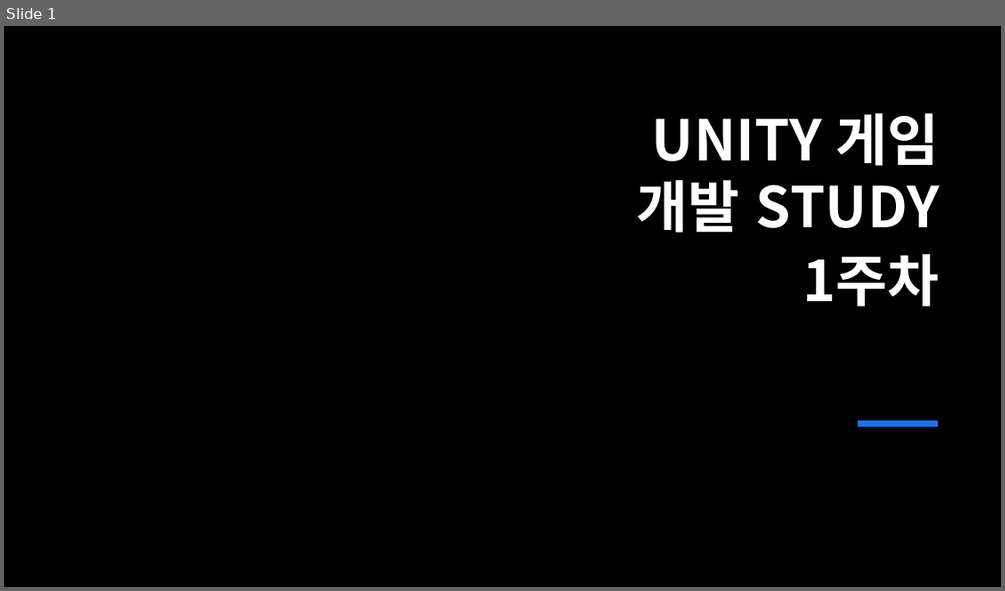
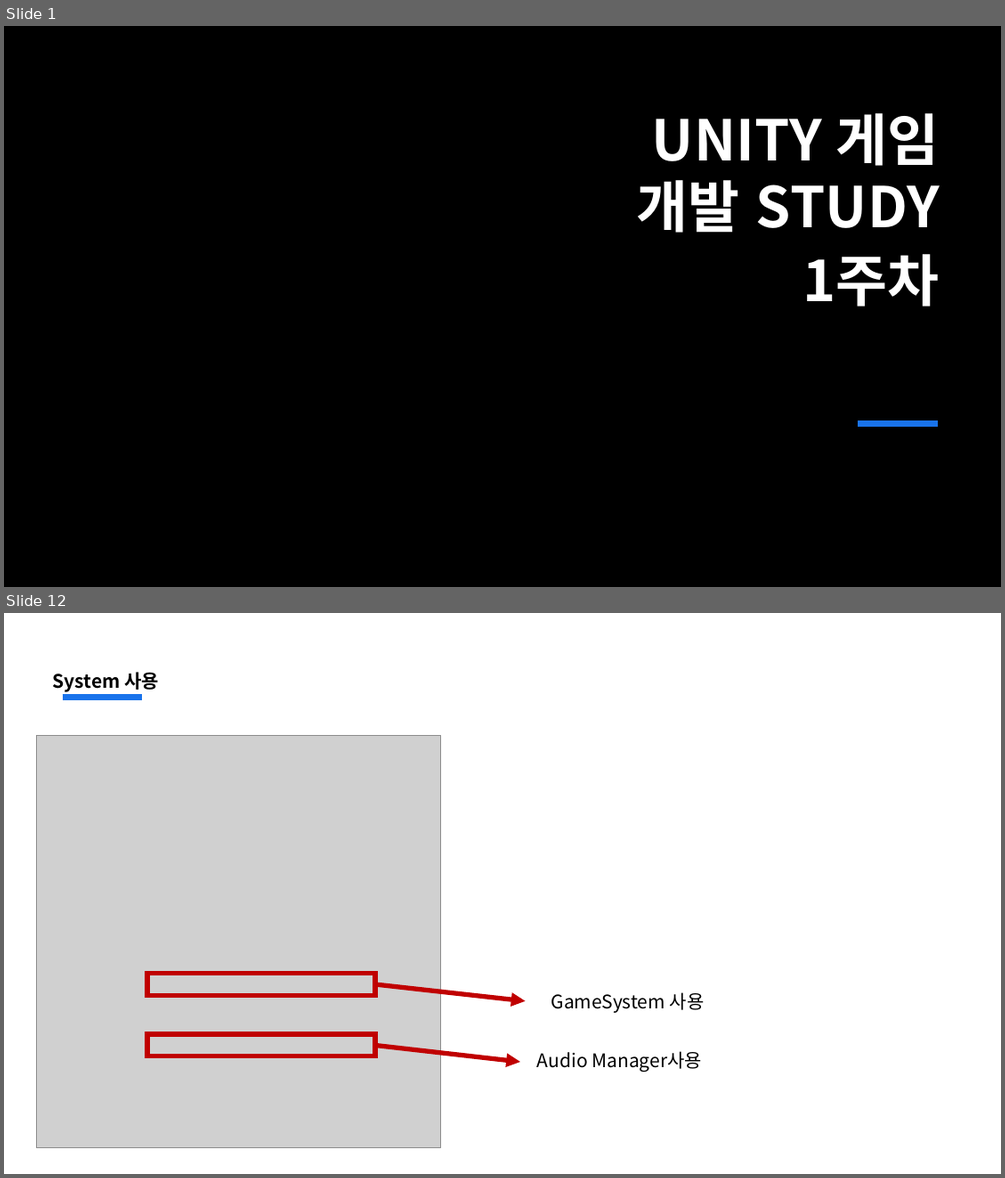
Before and after one commit to jsjin01/MJsec_Unity_Mentoring, a slide deck: MJsec_게임 개발 멘토링/MJsec_4주차.pptx. Shown one above the other, each under a label of ours: slide 1 before the commit, slides 1 and 12 after it; the slides between them are not shown. The pictures are 1005x591 and 1005x1178 pixels, drawn with LibreOffice and Linux fonts; fonts in the diff are those of the drawing; grey boxes stand for pictures; background and template pictures are left out. Boxes give left, top, right and bottom in pixels: in the first picture for what was removed or moved away, otherwise in the second. Text is boxed around its words. In the diff, an @@ line names an element or a change of style, - is before the commit and + after.

```diff
--- a/MJsec_게임 개발 멘토링/MJsec_4주차.pptx
+++ b/MJsec_게임 개발 멘토링/MJsec_4주차.pptx
@@ slide 12 added at (4,613,1001,1174), background #FFFFFF @@
@@ text added at (53,672,159,692), 18 pt, text #000000, bold @@
+System 사용
@@ line added from (63, 698) to (142, 698), #1973EB 6 pt @@
@@ picture added at (36,735,441,1147) @@
@@ rectangle added at (147,973,376,995), outline #C00000 4.5 pt @@
@@ arrow added from (375, 984) to (526, 1001), #C00000 4.5 pt @@
@@ text added at (551,992,704,1013), 18 pt, text #000000 @@
+GameSystem 사용
@@ rectangle added at (147,1034,376,1055), outline #C00000 4.5 pt @@
@@ arrow added from (375, 1046) to (520, 1062), #C00000 4.5 pt @@
@@ text added at (537,1051,702,1071), 18 pt, text #000000 @@
+Audio Manager사용
```
Also in this commit, not shown: 12 other slides added, 9 slides removed, 12 other files.
